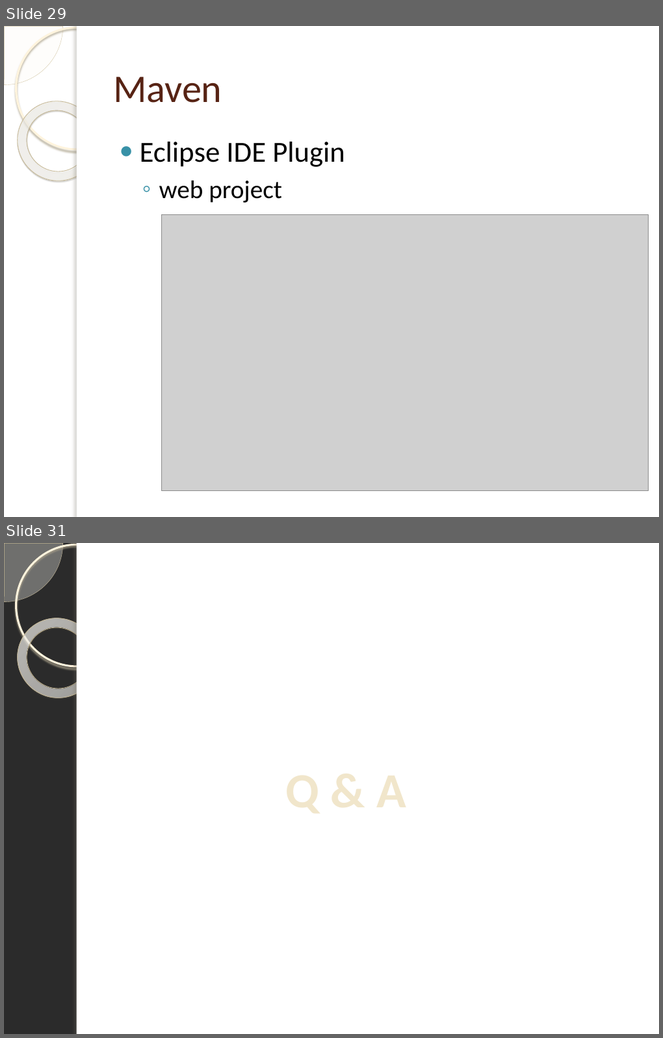
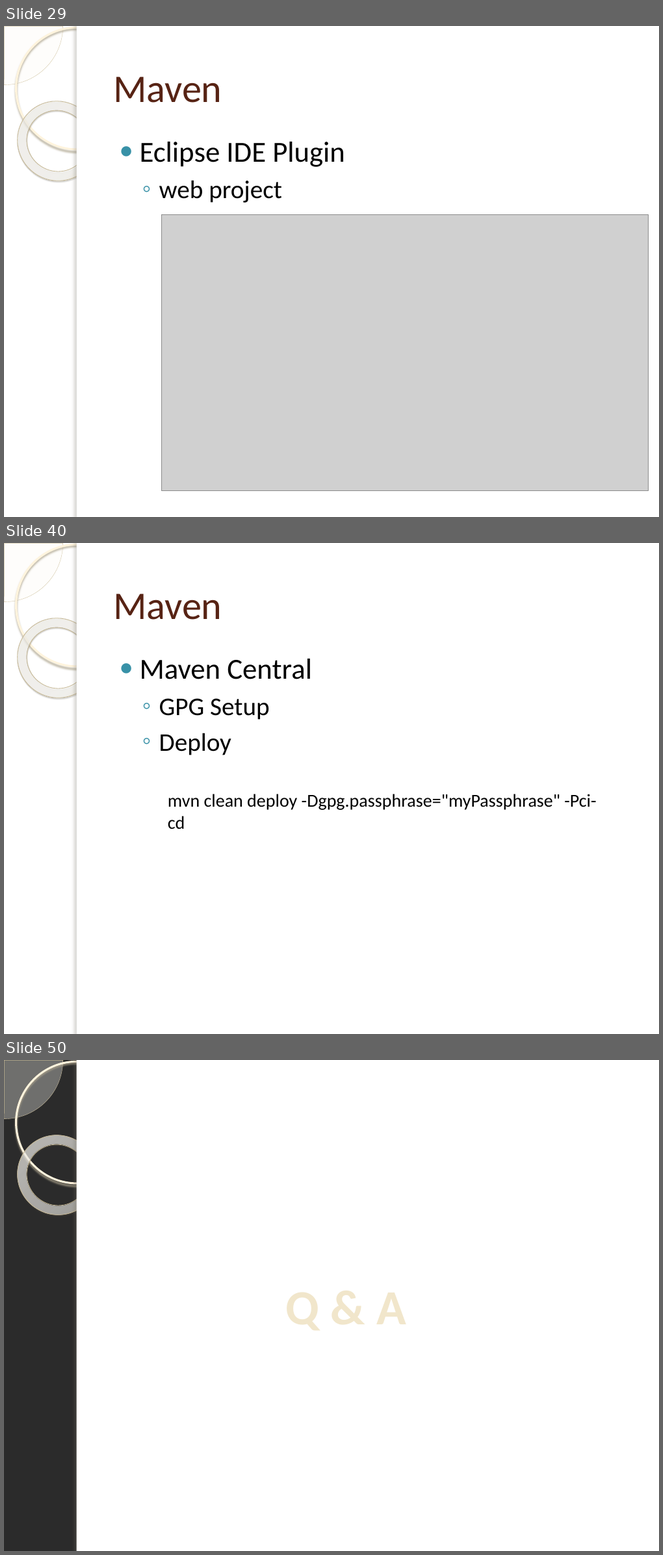
Before and after one commit to tassun/train-maven, a slide deck: Introduction to Maven.pptx. Shown one above the other, each under a label of ours: slides 29 and 31 before the commit, slides 29, 40 and 50 after it; the slides between them are not shown. The pictures are 663x1038 and 663x1555 pixels, drawn with LibreOffice and Linux fonts; fonts in the diff are those of the drawing; grey boxes stand for pictures; background and template pictures are left out; a plain dark background stands for a picture behind light text. Boxes give left, top, right and bottom in pixels: in the first picture for what was removed or moved away, otherwise in the second. Text is boxed around its words. In the diff, an @@ line names an element or a change of style, - is before the commit and + after.

```diff
--- a/Introduction to Maven.pptx
+++ b/Introduction to Maven.pptx
@@ slide 40 added at (x1=4, y1=543, x2=659, y2=1034), background picture (left out); not listed: 5 template elements that a slide beside it also shows @@
@@ title added at (x1=113, y1=594, x2=222, y2=620), 43 pt, text #572314 @@
+Maven
@@ text added at (x1=140, y1=659, x2=312, y2=756), 28 pt, text #000000 @@
+● Maven Central
+  ◦ GPG Setup
+  ◦ Deploy
@@ text added at (x1=168, y1=794, x2=596, y2=830), 20 pt, text #000000 @@
+mvn clean deploy -Dgpg.passphrase="myPassphrase" -Pci-cd
@@ what was slide 31 is now slide 50 @@
```
Also in this commit, not shown: 2 slides changed, 18 other slides added, 1 other file.
